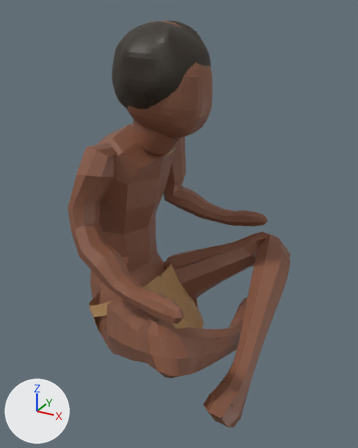
What one commit did to the FBX model Assets/Anita/shaman.fbx.
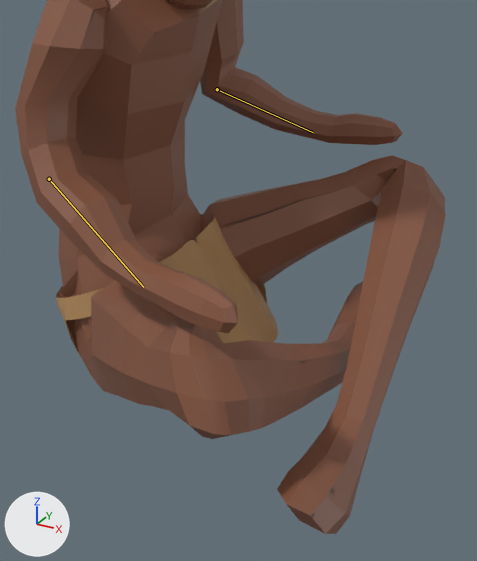
Each version is shown whole from a 50 mm camera at (3.13, -3.73, 0.1) aimed at (1.15, -0.12, -1.7), then close up on the part from 17% to 86% of the width and 34% to 99% of the height. Arrows for +X, +Y and +Z are at lower left; the lights stay in place. Both versions are drawn at frame 1 of the action 'Armature|idle'; the numbers are the values there. The bones that change are drawn over the model as lines in the close-ups.

Names of what the first close-up shows: 'charactermesh'.
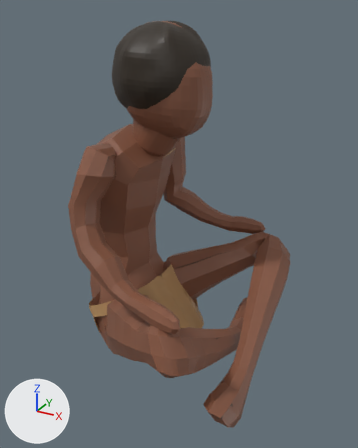
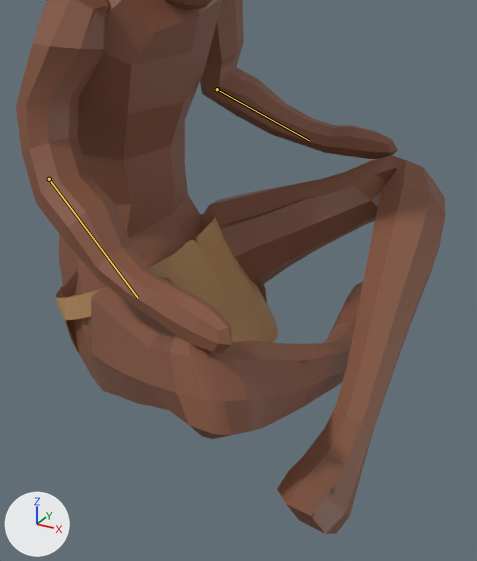
Changed parts and their boxes (x1, y1, x2, y2) in the close-ups (477 x 561 px):
'charactermesh', posed: before (15, 0, 446, 534); after (16, 0, 446, 534)
bone 'Bone.008', root to tip: before (217, 89) to (313, 132); after (217, 89) to (309, 140)
bone 'Bone.012', root to tip: before (49, 179) to (143, 287); after (49, 179) to (137, 297)

The edits, one by one:
Bone 'Bone.008' (bone_bone_008) turns from (2, -13, -68) to (1, -12, -62) degrees about its own x, y and z.
Bone 'Bone.012' (bone_bone_012) turns from (-9, 12, -64) to (-8, 12, -58) degrees about its own x, y and z.
